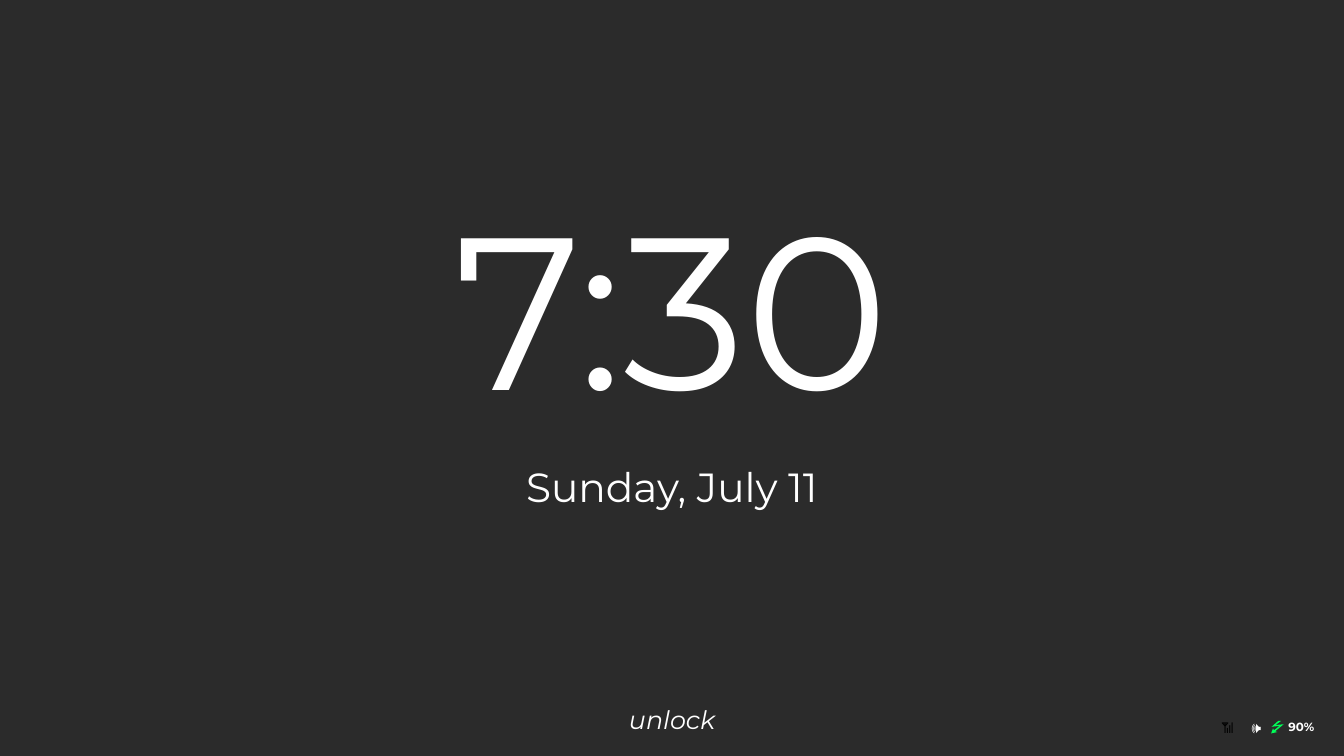
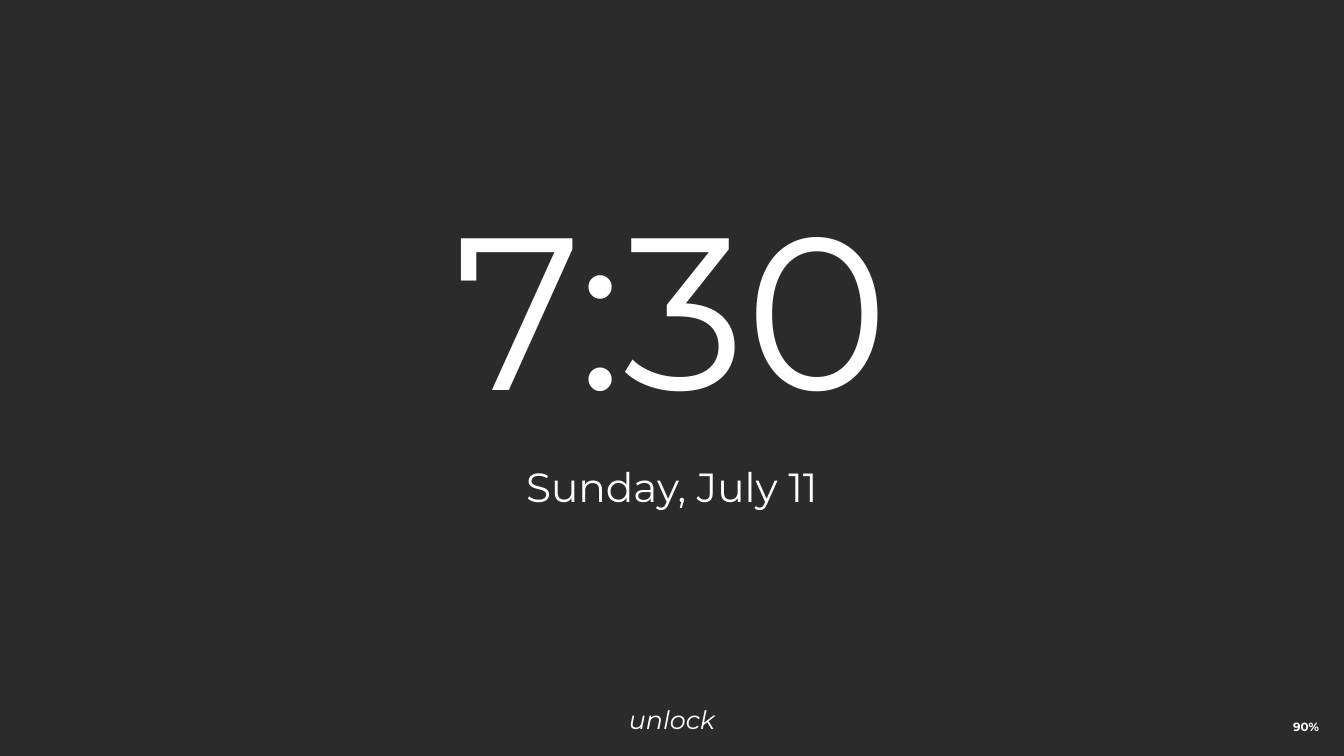
Before and after one commit to MediaPlay-Discord/os, a slide deck: slide 1 of extras/pptx/MPD OS Desktop Environment.pptx. Drawn at 1344x756 pixels with LibreOffice and Linux fonts; fonts in the diff are those of the drawing; background and template pictures are left out; a plain dark background stands for a picture behind light text. Boxes give left, top, right and bottom in pixels: in the first picture for what was removed or moved away, otherwise in the second. Text is boxed around its words. In the diff, an @@ line names an element or a change of style, - is before the commit and + after.

```diff
--- a/extras/pptx/MPD OS Desktop Environment.pptx
+++ b/extras/pptx/MPD OS Desktop Environment.pptx
@@ text removed at (1207,715,1246,740) @@
-📶
@@ text removed at (1229,715,1273,756) @@
-🕪
@@ text "90%": place and size @@
-text "90%" at (1288,722,1314,731)
+text "90%" at (1293,722,1319,731)
@@ freeform shape removed at (1272,721,1284,733) @@
```
Also in this commit, not shown: 5 other slides changed, 7 other files.
